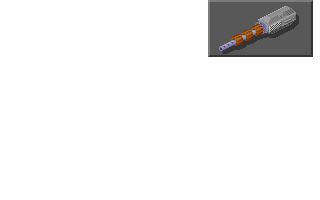
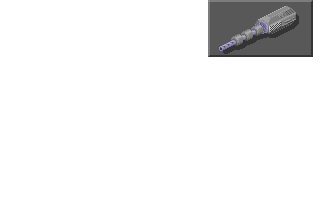
Revision of a layered w=320, h=200 image; what changed, layer by layer:
hid "Wire on radiators" over (231, 24, 263, 46)
hid "Radiators" over (231, 24, 263, 46)
painted on "Cannon" over (222, 21, 259, 54)
